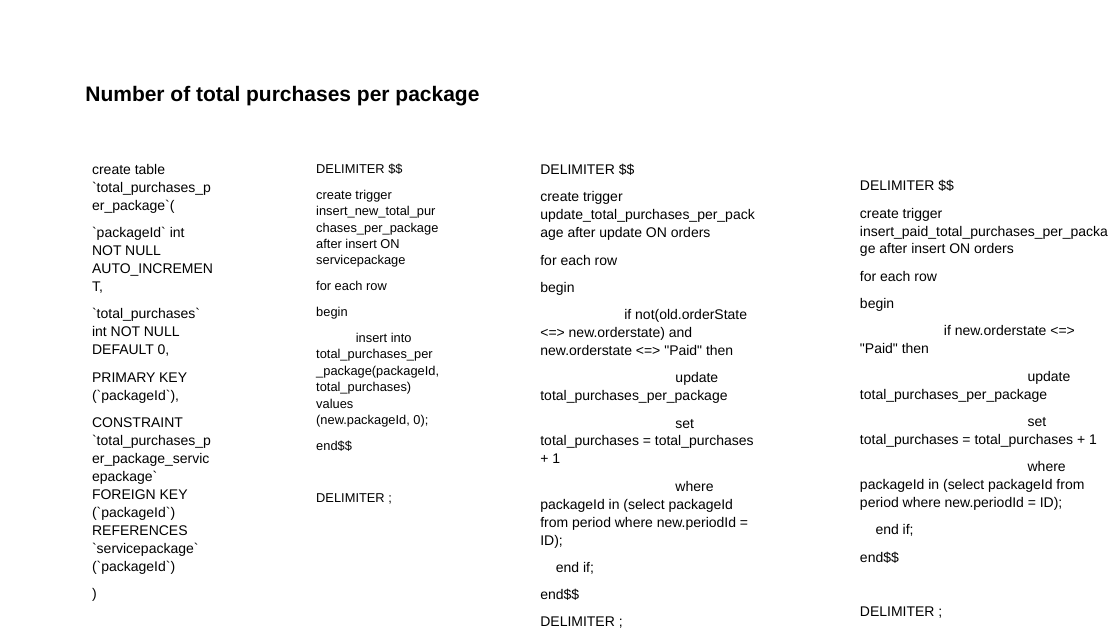
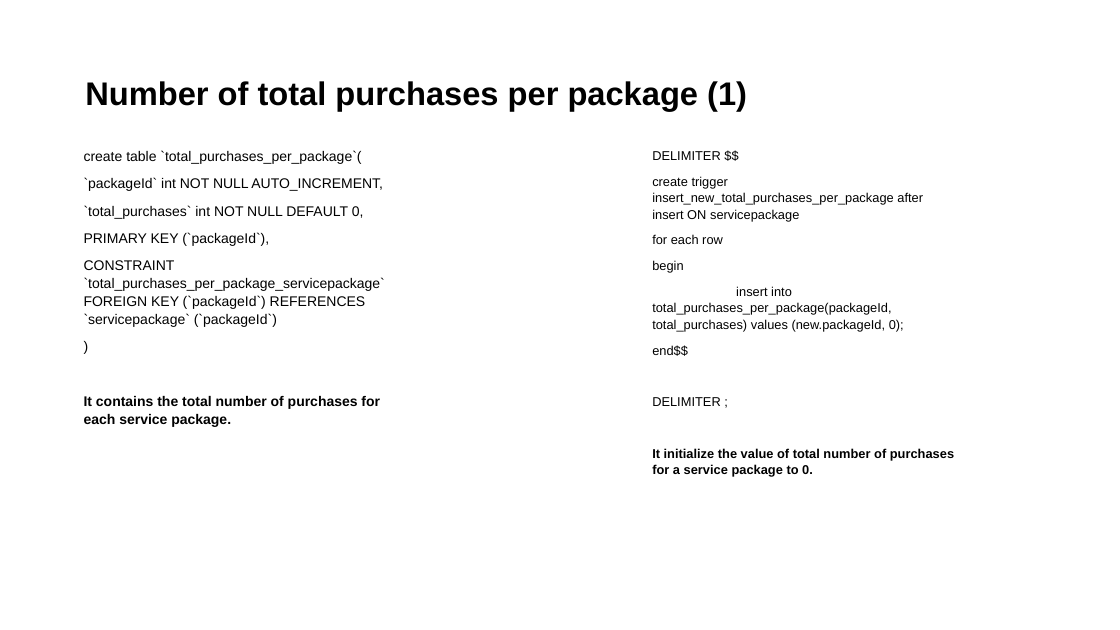
Before and after one commit to priscia99/databases-2-project, a slide deck: slide 13 of Deliverables/Report/Report.pptx (slide 10 before the commit). Drawn at 1120x630 pixels with LibreOffice and Linux fonts; fonts in the diff are those of the drawing. Boxes give left, top, right and bottom in pixels: in the first picture for what was removed or moved away, otherwise in the second. Text is boxed around its words. In the diff, an @@ line names an element or a change of style, - is before the commit and + after.

```diff
--- a/Deliverables/Report/Report.pptx
+++ b/Deliverables/Report/Report.pptx
@@ title at box(85, 81, 747, 110): text changed; size 18 to 28 pt @@
-Number of total purchases per package
+Number of total purchases per package (1)
@@ text "create table `total_purchases_per_package`(": place and size @@
-text "create table `total_purchases_per_package`(" at box(92, 164, 213, 574)
+text "create table `total_purchases_per_package`(" at box(84, 150, 385, 427)
@@ text "DELIMITER $$": place and size @@
-text "DELIMITER $$" at box(316, 164, 439, 502)
+text "DELIMITER $$" at box(652, 151, 954, 477)
@@ text removed at box(540, 164, 754, 626) @@
-DELIMITER $$
-create trigger update_total_purchases_per_package after update ON orders
-for each row
-begin
-if not(old.orderState <=> new.orderstate) and new.orderstate <=> "Paid" then
-update total_purchases_per_package
-set total_purchases = total_purchases + 1
-where packageId in (select packageId from period where new.periodId = ID);
-end if;
-end$$
-DELIMITER ;
@@ text removed at box(860, 180, 1108, 616) @@
-DELIMITER $$
-create trigger insert_paid_total_purchases_per_package after insert ON orders
-for each row
-begin
-if new.orderstate <=> "Paid" then
-update total_purchases_per_package
-set total_purchases = total_purchases + 1
-where packageId in (select packageId from period where new.periodId = ID);
-end if;
-end$$
-DELIMITER ;
@@ text at box(84, 396, 380, 427): paragraph added @@
+It contains the total number of purchases for each service package.
@@ text at box(652, 448, 954, 477): paragraph added @@
+It initialize the value of total number of purchases for a service package to 0.
```
Also in this commit, not shown: 25 other slides changed, 33 slides added, 5 slides removed, 5 other files.
